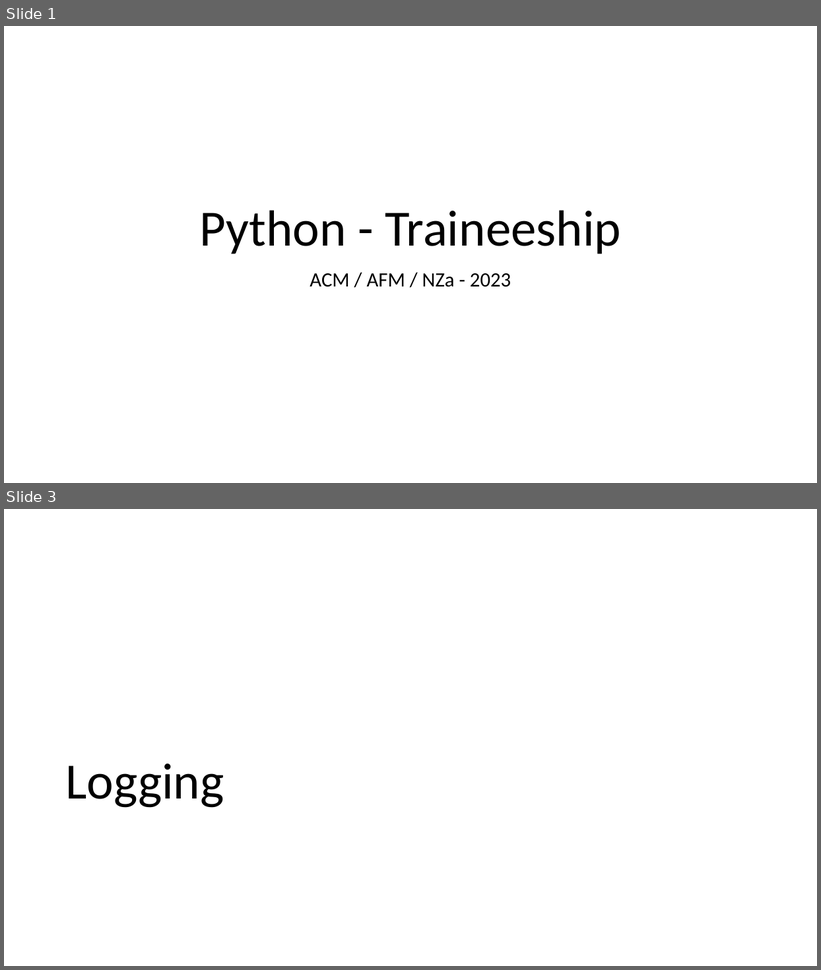
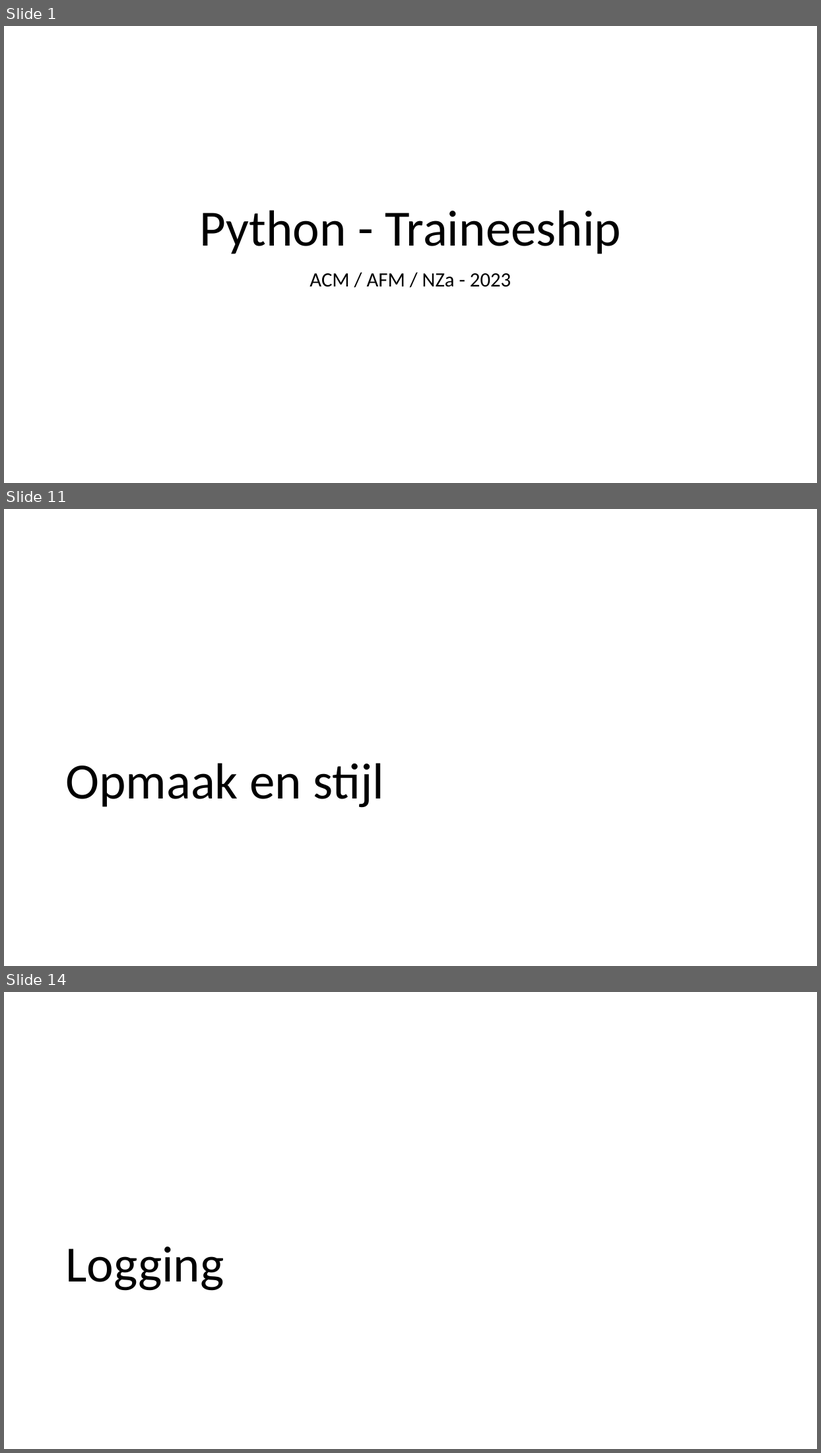
Before and after one commit to LFKoning/knowledge-sharing, a slide deck: python_trainees/2_style_logging_error_handling/python_traineeship_2.pptx. Shown one above the other, each under a label of ours: slides 1 and 3 before the commit, slides 1, 11 and 14 after it; the slides between them are not shown. The pictures are 821x970 and 821x1453 pixels, drawn with LibreOffice and Linux fonts; fonts in the diff are those of the drawing. Boxes give left, top, right and bottom in pixels: in the first picture for what was removed or moved away, otherwise in the second. Text is boxed around its words. In the diff, an @@ line names an element or a change of style, - is before the commit and + after.

```diff
--- a/python_trainees/2_style_logging_error_handling/python_traineeship_2.pptx
+++ b/python_trainees/2_style_logging_error_handling/python_traineeship_2.pptx
@@ slide 11 added at bbox=[4, 509, 817, 966], background #FFFFFF @@
@@ title added at bbox=[65, 763, 384, 808], 60 pt, text #000000 @@
+Opmaak en stijl
@@ what was slide 3 is now slide 14 @@
```
Also in this commit, not shown: 1 slide changed, 10 other slides added, 1 other file.
